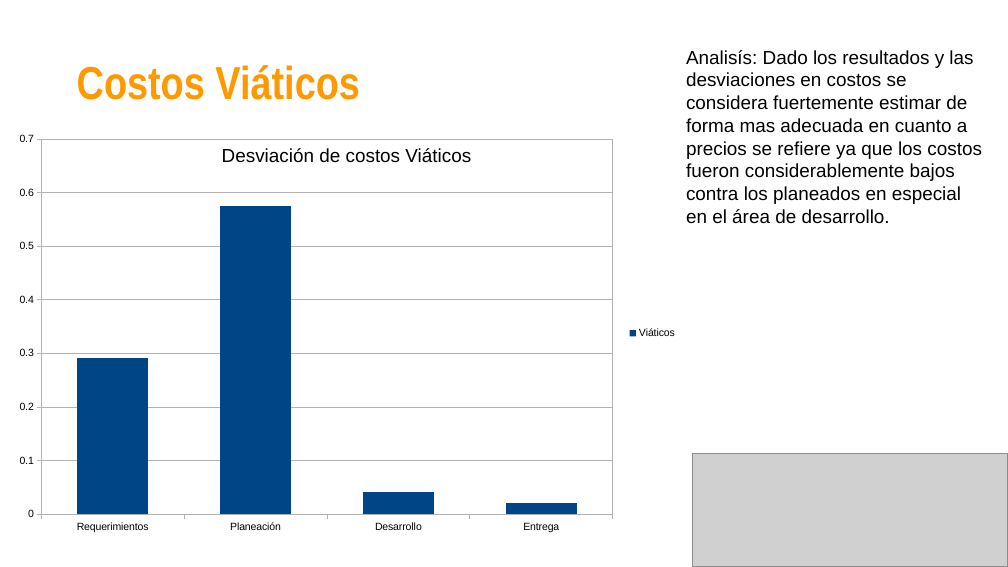
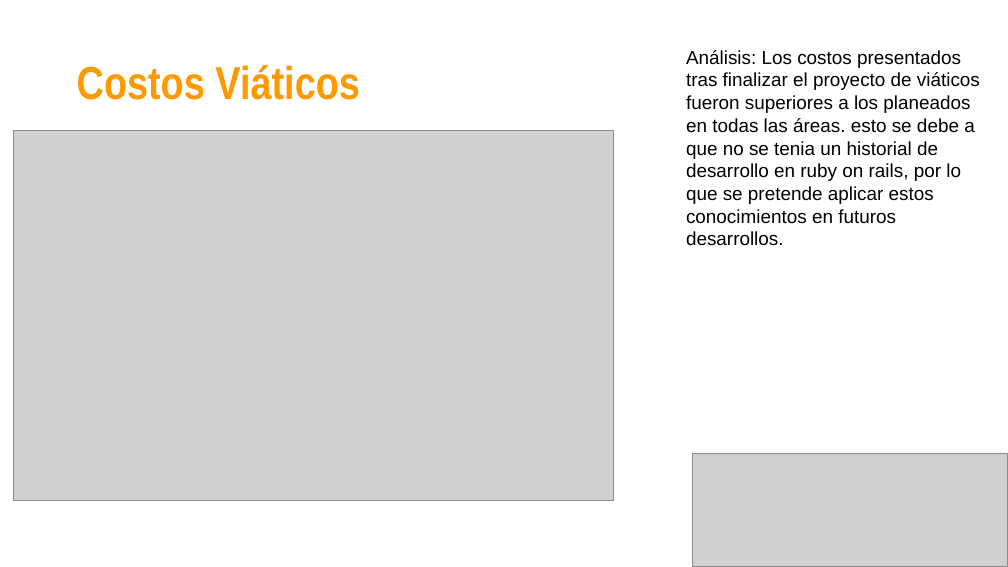
Before and after one commit to jovannyzepeda/Bisoltec, a slide deck: slide 8 of Organizacional/06. Medición y Monitoreo/2016/Bisoltec-ReporteMonitoreo.pptx (slide 7 before the commit). Drawn at 1008x567 pixels with LibreOffice and Linux fonts; fonts in the diff are those of the drawing; grey boxes stand for pictures. Boxes give left, top, right and bottom in pixels: in the first picture for what was removed or moved away, otherwise in the second. Text is boxed around its words. In the diff, an @@ line names an element or a change of style, - is before the commit and + after.

```diff
--- a/Organizacional/06. Medición y Monitoreo/2016/Bisoltec-ReporteMonitoreo.pptx
+++ b/Organizacional/06. Medición y Monitoreo/2016/Bisoltec-ReporteMonitoreo.pptx
@@ text at (686,50,980,224): text changed @@
-Analisís: Dado los resultados y las desviaciones en costos se considera fuertemente estimar de forma mas adecuada en cuanto a precios se refiere ya que los costos fueron considerablemente bajos contra los planeados en especial en el área de desarrollo.
+Análisis: Los costos presentados tras finalizar el proyecto de viáticos fueron superiores a los planeados en todas las áreas. esto se debe a que no se tenia un historial de desarrollo en ruby on rails, por lo que se pretende aplicar estos conocimientos en futuros desarrollos.
@@ column chart removed at (6,125,685,541) @@
-categories: Requerimientos, Planeación, Desarrollo, Entrega
-Viáticos: 0.29, 0.58, 0.04, 0.02
@@ picture added at (14,130,613,501) @@
@@ text removed at (222,148,471,163) @@
-Desviación de costos Viáticos
```
Also in this commit, not shown: 23 other slides changed, 9 slides added, 2 slides removed, 8 other files.
